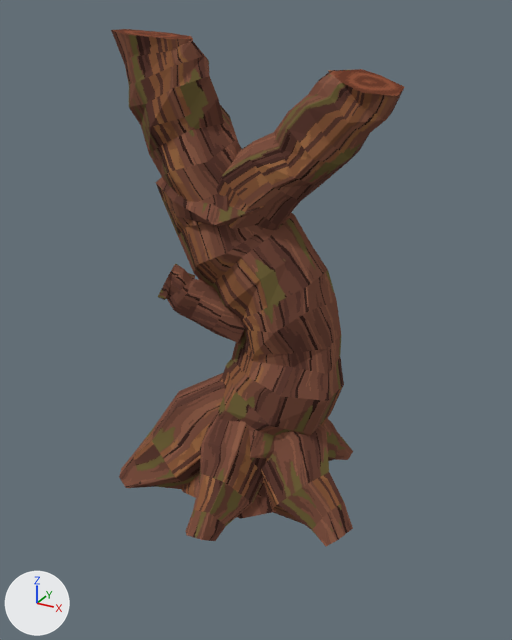
An edit to the Blender file output/anthill/models-v1/AN11-root-pillar/AN11.blend, drawn before and after from the same camera.
One viewpoint serves both versions: a camera (50 mm lens) standing at (3.5, -6.15, 5.21) and looking at (0.16, -0.08, 2.18). The lights are fixed; the arrows at lower left show +X, +Y and +Z. The older version comes first.

The first picture shows 'AN11a_Props', 'AN11a_Root'.
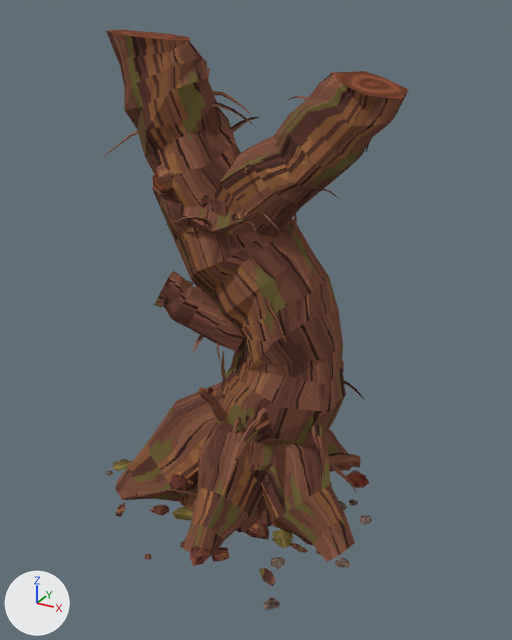
What differs and where, as boxes (x1, y1, x2, y2) in the pictures (512 x 640 px; the box of a moved part takes in the faces that stretch with it):
```json
{"object": "AN11a_Root", "change": "reshaped", "before": [111, 30, 403, 546], "after": [104, 31, 407, 562]}
{"object": "AN11a_Props", "change": "reshaped", "before": [113, 29, 404, 96], "after": [105, 30, 409, 611]}
{"part": 1, "of": "me_an11a_root", "change": "moved or reshaped", "before": [155, 177, 344, 519], "after": [152, 186, 346, 532]}
{"part": 2, "of": "me_an11a_root", "change": "moved or reshaped", "before": [111, 30, 242, 226], "after": [106, 31, 241, 232]}
{"part": 3, "of": "me_an11a_root", "change": "moved or reshaped", "before": [216, 69, 403, 230], "after": [214, 71, 407, 237]}
{"part": 4, "of": "me_an11a_root", "change": "moved or reshaped", "before": [158, 264, 245, 343], "after": [154, 271, 244, 352]}
{"part": 5, "of": "me_an11a_root", "change": "moved or reshaped", "before": [119, 373, 226, 489], "after": [115, 382, 225, 502]}
{"part": 6, "of": "me_an11a_root", "change": "moved or reshaped", "before": [185, 410, 263, 541], "after": [183, 420, 263, 556]}
{"part": 7, "of": "me_an11a_root", "change": "moved or reshaped", "before": [261, 425, 353, 546], "after": [261, 436, 355, 562]}
{"part": 8, "of": "me_an11a_root", "change": "moved or reshaped", "before": [323, 419, 353, 461], "after": [324, 429, 352, 472]}
{"part": 9, "of": "me_an11a_root", "change": "added", "after": [104, 68, 369, 496]}
{"part": 10, "of": "me_an11a_props", "change": "moved or reshaped", "before": [113, 29, 193, 39], "after": [107, 30, 190, 40]}
{"part": 11, "of": "me_an11a_props", "change": "moved or reshaped", "before": [330, 69, 404, 96], "after": [332, 71, 409, 99]}
{"part": 12, "of": "me_an11a_props", "change": "added", "after": [105, 361, 372, 611]}
{"part": 13, "of": "me_an11a_props", "change": "added", "after": [152, 172, 247, 235]}
```

The change, as JSON lines over the scene's bpy script:
```json
{"block": "me_an11a_root", "where": "# used by ob_an11a_root; location = (0.0, 0.0, 0.0)"}
{"op": "remove", "block": "me_an11a_root", "code": "me_an11a_root.from_pydata(...)  # 454 vertices, 410 faces; spans x -1.47..1.47, y -1.24..1.24, z 0.0..5.02"}
{"op": "add", "block": "me_an11a_root", "code": "me_an11a_root.from_pydata(...)  # 1879 vertices, 1572 faces; spans x -1.43..1.57, y -1.44..1.1, z 0.0..5.02"}
{"block": "me_an11a_root", "change": "me_an11a_root part 1: the loose piece of 136 vertices spanning x -1.02..1.02, y -0.71..0.96, z 0.0..3.8 is moved by (0.1, -0.2, 0.0)"}
{"block": "me_an11a_root", "change": "me_an11a_root part 2: the loose piece of 63 vertices spanning x -1.47..0.19, y -0.42..0.6, z 2.99..5.02 is moved by (0.1, -0.2, 0.0)"}
{"block": "me_an11a_root", "change": "me_an11a_root part 3: the loose piece of 63 vertices spanning x -0.5..1.45, y -0.26..0.63, z 3.01..4.69 is moved by (0.1, -0.2, 0.0)"}
{"block": "me_an11a_root", "change": "me_an11a_root part 4: the loose piece of 42 vertices spanning x -1.02..0.1, y -0.38..0.31, z 1.78..2.65 is moved by (0.1, -0.2, 0.0)"}
{"block": "me_an11a_root", "change": "me_an11a_root part 5: the loose piece of 30 vertices spanning x -1.45..0.26, y -0.82..0.48, z 0.0..1.32 is moved by (0.1, -0.2, 0.0)"}
{"block": "me_an11a_root", "change": "me_an11a_root part 6: the loose piece of 30 vertices spanning x -0.47..0.44, y -1.24..0.36, z 0.0..1.21 is moved by (0.1, -0.2, 0.0)"}
{"block": "me_an11a_root", "change": "me_an11a_root part 7: the loose piece of 30 vertices spanning x -0.25..1.47, y -0.6..0.47, z 0.0..1.27 is moved by (0.1, -0.2, 0.0)"}
{"block": "me_an11a_root", "change": "me_an11a_root part 8: the loose piece of 30 vertices spanning x -0.26..0.9, y -0.1..1.24, z 0.0..1.12 is moved by (0.1, -0.2, 0.0)"}
{"block": "me_an11a_root", "change": "me_an11a_root part 9: 1425 vertices added at x -1.43..1.33, y -1.17..1.1, z 0.0..4.64"}
{"block": "me_an11a_root", "change": "other edits to the shape of me_an11a_root do not show in these pictures"}
{"block": "me_an11a_props", "where": "# used by ob_an11a_props; location = (0.0, 0.0, 0.0)"}
{"op": "remove", "block": "me_an11a_props", "code": "me_an11a_props.from_pydata(...)  # 20 vertices, 3 faces; spans x -1.47..1.45, y -0.42..0.58, z 2.29..5.02"}
{"op": "add", "block": "me_an11a_props", "code": "me_an11a_props.from_pydata(...)  # 1017 vertices, 1041 faces; spans x -1.62..1.62, y -1.68..1.68, z 0.0..5.02"}
{"block": "me_an11a_props", "change": "me_an11a_props part 10: the loose piece of 7 vertices spanning x -1.47..-0.61, y -0.42..0.38, z 4.94..5.02 is moved by (0.1, -0.2, 0.0)"}
{"block": "me_an11a_props", "change": "me_an11a_props part 11: the loose piece of 7 vertices spanning x 0.73..1.45, y -0.03..0.58, z 4.51..4.69 is moved by (0.1, -0.2, 0.0)"}
{"block": "me_an11a_props", "change": "me_an11a_props part 12: 897 vertices added at x -1.62..1.62, y -1.68..1.68, z 0.0..1.79"}
{"block": "me_an11a_props", "change": "me_an11a_props part 13: 66 vertices added at x -0.76..0.67, y -0.55..0.36, z 3.07..4.42"}
{"block": "me_an11a_props", "change": "other edits to the shape of me_an11a_props do not show in these pictures"}
```
